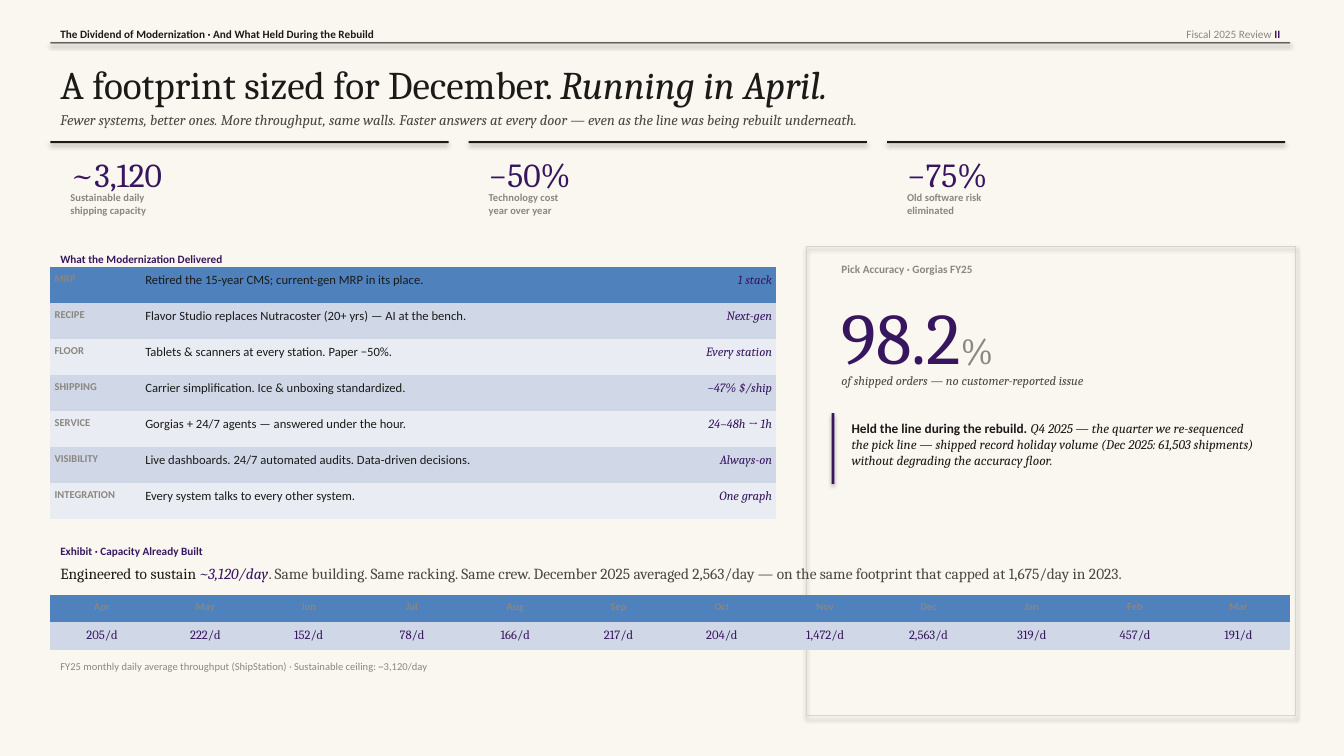
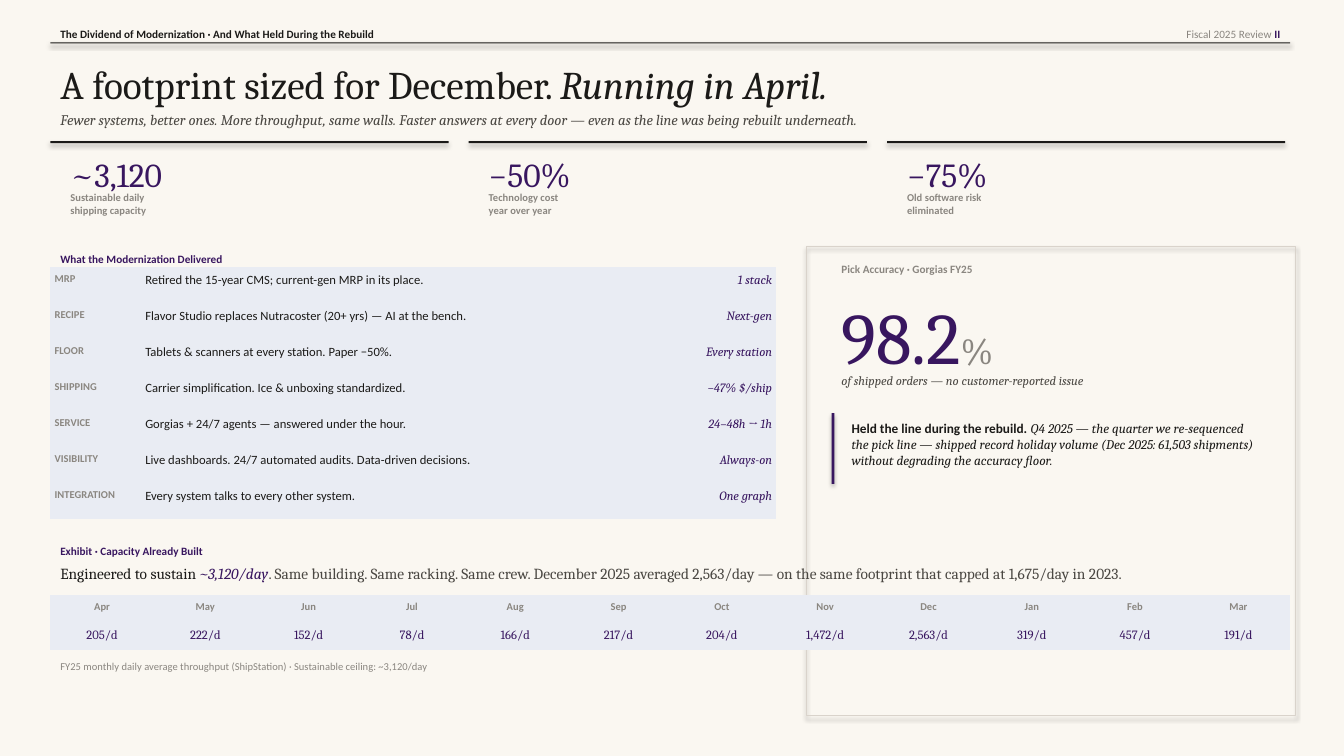
Before and after one commit to maxysadm-GH/2025-phoenix-board-report, a slide deck: slide 2 of brand.pptx. Drawn at 1344x756 pixels with LibreOffice and Linux fonts; fonts in the diff are those of the drawing. Boxes give left, top, right and bottom in pixels: in the first picture for what was removed or moved away, otherwise in the second. Text is boxed around its words. In the diff, an @@ line names an element or a change of style, - is before the commit and + after.

```diff
--- a/brand.pptx
+++ b/brand.pptx
@@ table at [50,267,776,519] @@
@@ fill #4F81BD to #E9EDF4 in row 1 @@
@@ fill #D0D8E8 to #E9EDF4 in 9 cells @@
@@ table at [50,595,1285,650] @@
@@ fill #4F81BD to #E9EDF4 in row 1 @@
@@ fill #D0D8E8 to #E9EDF4 in row 2 @@
```
Also in this commit, not shown: 2 other slides changed, 2 other files.
